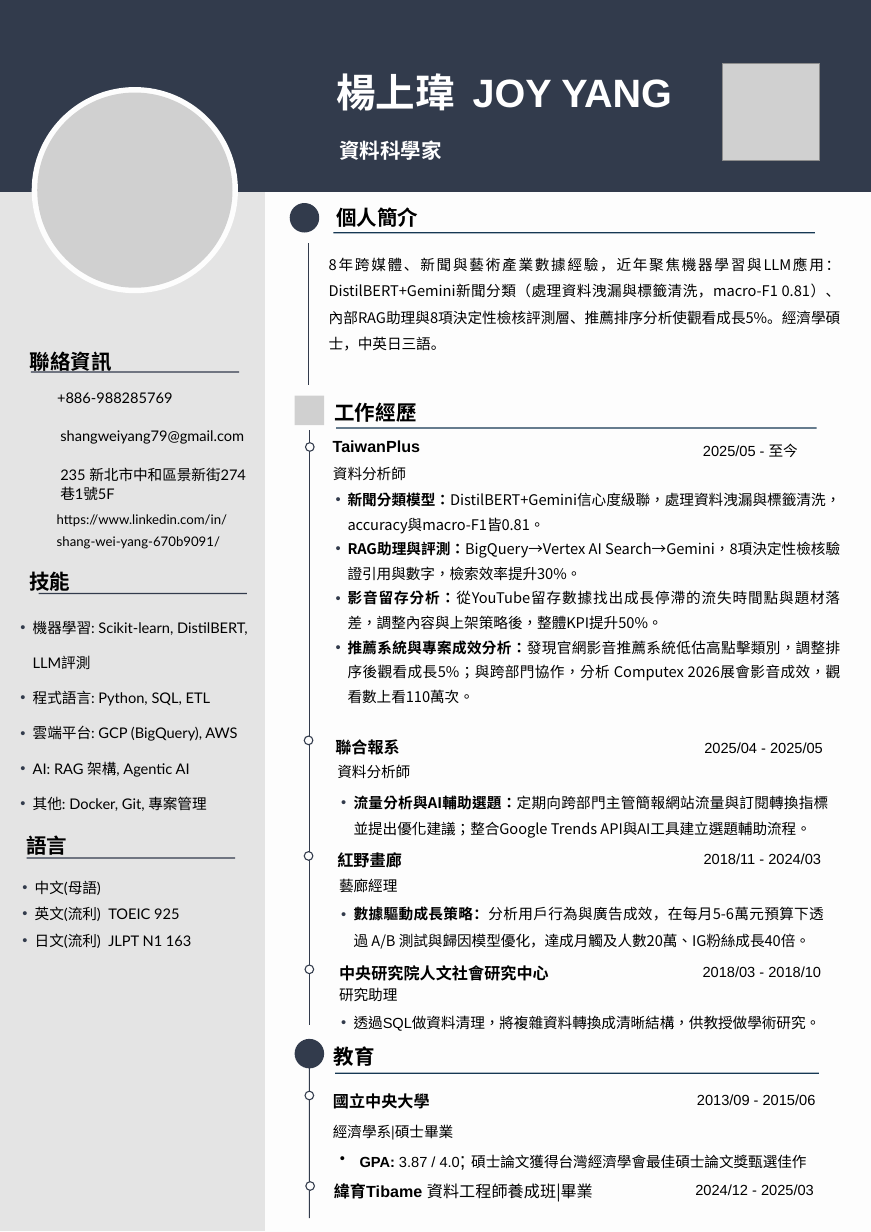
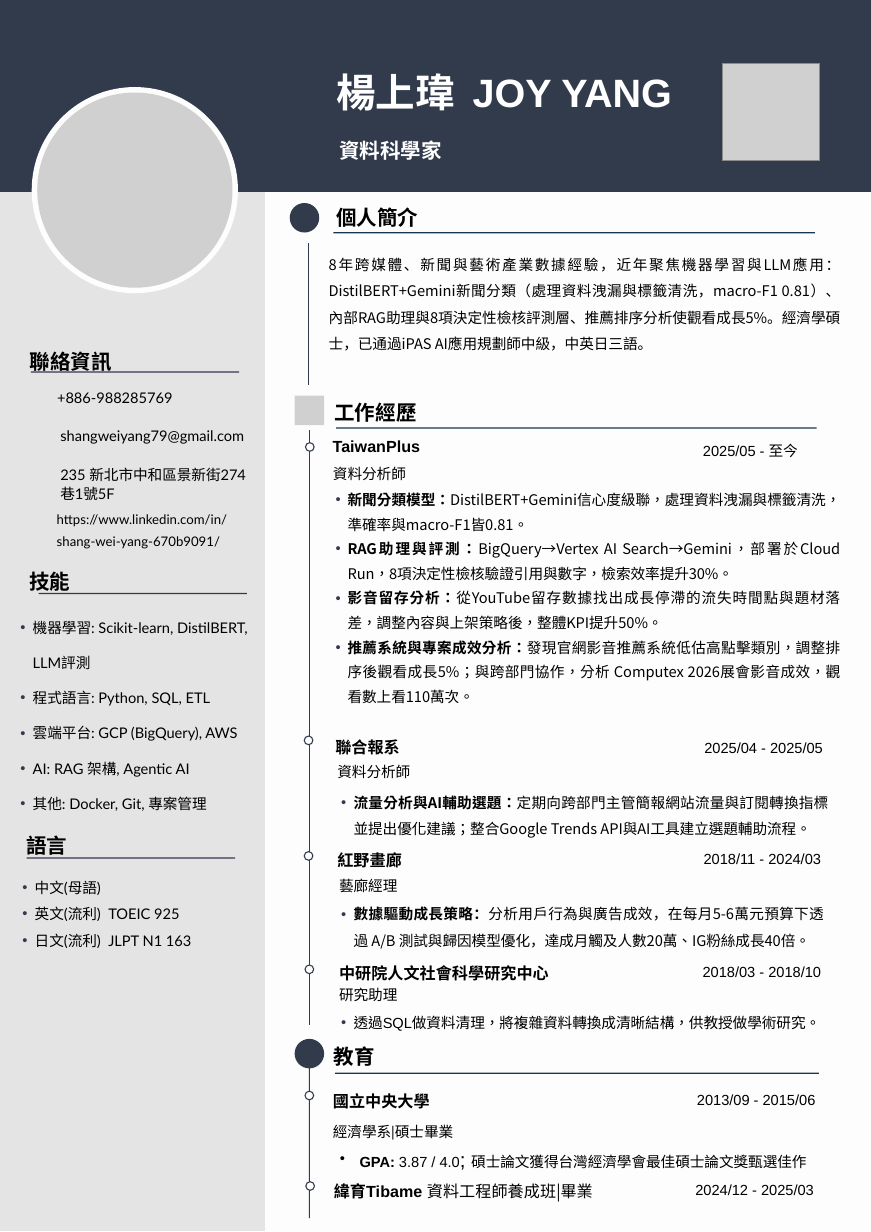
Before and after one commit to shangweiyang79/job-hunt, a slide deck: slide 1 of templates/中文履歷_楊上瑋_資料科學家.pptx. Drawn at 871x1232 pixels with LibreOffice and Linux fonts; fonts in the diff are those of the drawing; grey boxes stand for pictures; background and template pictures are left out. Boxes give left, top, right and bottom in pixels: in the first picture for what was removed or moved away, otherwise in the second. Text is boxed around its words. In the diff, an @@ line names an element or a change of style, - is before the commit and + after.

```diff
--- a/templates/中文履歷_楊上瑋_資料科學家.pptx
+++ b/templates/中文履歷_楊上瑋_資料科學家.pptx
@@ text at box(329, 255, 841, 351): text changed @@
-8年跨媒體、新聞與藝術產業數據經驗，近年聚焦機器學習與LLM應用：DistilBERT+Gemini新聞分類（處理資料洩漏與標籤清洗，macro-F1 0.81）、內部RAG助理與8項決定性檢核評測層、推薦排序分析使觀看成長5%。經濟學碩士，中英日三語。
+8年跨媒體、新聞與藝術產業數據經驗，近年聚焦機器學習與LLM應用：DistilBERT+Gemini新聞分類（處理資料洩漏與標籤清洗，macro-F1 0.81）、內部RAG助理與8項決定性檢核評測層、推薦排序分析使觀看成長5%。經濟學碩士，已通過iPAS AI應用規劃師中級，中英日三語。
@@ text at box(348, 492, 841, 581): text changed @@
-  • 新聞分類模型：DistilBERT+Gemini信心度級聯，處理資料洩漏與標籤清洗，accuracy與macro-F1皆0.81。
-  • RAG助理與評測：BigQuery→Vertex AI Search→Gemini，8項決定性檢核驗證引用與數字，檢索效率提升30%。
+  • 新聞分類模型：DistilBERT+Gemini信心度級聯，處理資料洩漏與標籤清洗，準確率與macro-F1皆0.81。
+  • RAG助理與評測：BigQuery→Vertex AI Search→Gemini，部署於Cloud Run，8項決定性檢核驗證引用與數字，檢索效率提升30%。
@@ text at box(339, 965, 549, 981): text changed @@
-中央研究院人文社會研究中心
+中研院人文社會科學研究中心
```
Also in this commit, not shown: 2 other files.
